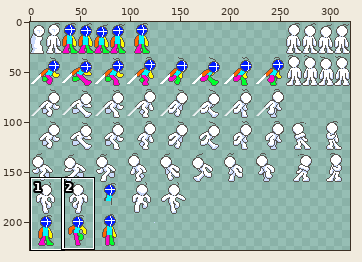
File history of a pixel-art file, assets/game/character/Player.aseprite. The first picture is a wide view before the edit; the outline marks the close-up.
Close-up. Old version:
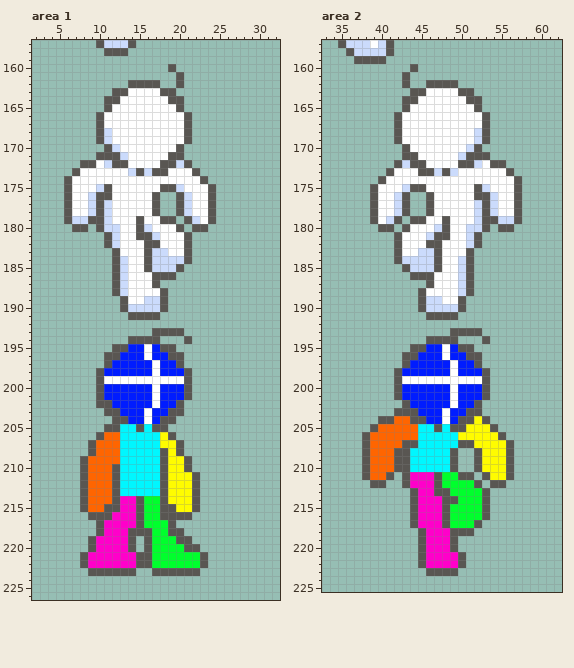
320x320 pixels, 1 frame. Shown: area 1: x 2..32, y 157..226; area 2: x 33..62, y 157..225. The wide view leaves out empty margins. The commit also changed other parts of the picture, which this record leaves out.
New version:
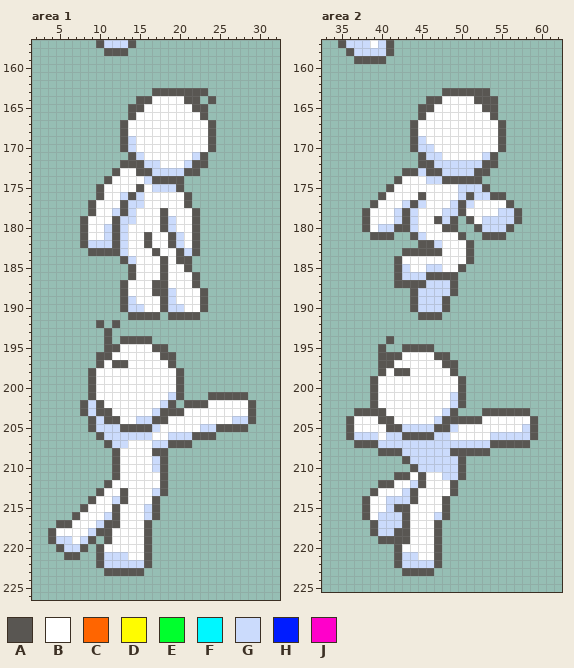
Palette (. is transparent): A #595652  B #ffffff  C #ff6500  D #fffc00  E #00ff2d  F #00f7ff  G #cbdbfc  H #001cff  J #ff00ca
Changes in this commit:
Area 1, layer "Flattened":
y 160: x 19 A -> .
y 161: x 20 A -> .
y 162: x 14..17 AAAA -> ....; x 20 A -> .
y 163: x 12..17 AABBBB -> .....A; x 20..23 .... -> AAAA
y 164: x 11..16 AABBBB -> ....AA; x 19..22 AA.. -> BBAA; x 24 . -> A
y 165: x 11..15 ABBBB -> ...AA; x 20..23 A... -> BBAA
y 166: x 10..14 ABBBB -> ....A; x 21..23 A.. -> BBA
y 167: x 10..13 ABBB -> ...A; x 21..24 A... -> BBBA
y 168: x 10..13 AGBB -> ...A; x 21..24 A... -> BBBA
y 169: x 10..14 AGBBB -> ...AG; x 21..24 A... -> BBBA
y 170: x 11..14 AGBB -> ..AG; x 20..24 A.... -> BBBBA
y 171: x 10..15 AAAGBB -> ....AG; x 19..23 AA... -> BBBGA
y 172: x 8..12 AABGA -> .....; x 14..23 BBBBAAGA.. -> AAGGBBBGAA
y 173: x 7..12 ABBBBB -> .....A; x 14 G -> B; x 16..21 GAABBB -> AGGGGA
y 174: x 6..11 ABBBBB -> .....A; x 16..23 BBBBBBBA -> GAAAA...
y 175: x 6..11 ABBBGA -> ....AB; x 15 B -> A; x 17..24 BAAGBBBA -> GGGA....
y 176: x 6..9 ABBG -> ....; x 11 A -> B; x 13..15 BBB -> GAG; x 17..24 A..AGBBA -> BBBBA...
y 177: x 6..11 ABBGAG -> ...ABB; x 13..15 BBB -> AGG; x 17..24 A..AGBBA -> BBBBA...
y 178: x 6..14 ABBGAGBBB -> ...ABBGAG; x 17..24 A..AGBBA -> BABBBA..
y 179: x 6..15 AGGAAGBBBA -> ..ABBBAGGB; x 19..24 A.AGBA -> GBBA..
y 180: x 7 A -> .; x 9..10 .A -> BB; x 12..13 GB -> AG; x 15..16 AG -> BB; x 18..21 BBA. -> AGBB; x 23 A -> .
y 181: x 8..13 ...AGB -> ABBGAG; x 15 A -> B; x 17 G -> B; x 19..22 BBA. -> AGBA
y 182: x 8..13 ...AGB -> AGGGAG; x 17 A -> B; x 19..22 BBA. -> AGBA
y 183: x 9..11 ... -> AAA; x 13 B -> G; x 16..18 AGG -> BAB; x 20..22 BA. -> AGA
y 184: x 12..14 AGB -> .AG; x 16..20 AGGGG -> BBABA
y 185: x 12..14 AGB -> ..A; x 16..21 AGGGA. -> BBABBA
y 186: x 12..14 AGB -> ..A; x 17 A -> B; x 19..22 A... -> BBBA
y 187: x 12..13 AG -> .A; x 18..22 ..... -> ABBBA
y 188: x 12..13 AG -> .A; x 17 B -> A; x 19..23 ..... -> GBBBA
y 189: x 14 B -> G; x 16..17 GG -> BB; x 19..23 ..... -> GBBBA
y 190: x 16..17 GG -> BB; x 19..23 ..... -> GGBBA
y 191: x 19..22 .... -> AAAA
y 192: x 10 . -> A; x 12 . -> A
y 193: x 11 . -> A; x 17..20 AAAA -> ....
y 194: x 11 . -> A; x 13 . -> A; x 17 A -> .; x 21 A -> .
y 195: x 11 . -> A; x 13..15 AHH -> BBB; x 17 H -> A; x 19 A -> .
y 196: x 10 . -> A; x 12..15 AHHH -> BBBB; x 17..18 HH -> BA; x 20 A -> .
y 197: x 10..16 .AHHHHH -> ABAABBB; x 18..20 HHA -> BA.
y 198: x 9..16 .AHHHHHH -> ABBBBBBB; x 18..21 HHHA -> BBA.
y 199: x 9..10 .A -> AB; x 20..21 BA -> A.
y 200: x 9..16 .AHHHHHH -> ABBBBBBB; x 18..21 HHHA -> BBA.
y 201: x 9..16 .AHHHHHH -> ABBBBBBB; x 18..21 HHHA -> BGA.; x 24..28 ..... -> AAAAA
y 202: x 8..9 .. -> AG; x 11..16 AHHHHH -> BBBBBB; x 18..29 HHA......... -> GA.AAABBBBBA
y 203: x 8..10 ... -> AGA; x 12..15 AHHH -> BBBB; x 17..18 HH -> GA; x 21..29 ......... -> BBBBBBBBA
y 204: x 9..11 ... -> AGA; x 13..17 AHHBH -> BBGGA; x 19..29 A.......... -> BBBBBBBBGGA
y 205: x 9..14 ..AAFF -> AGGGAA; x 16..28 FAA.......... -> AGBBBBBGGAAAA
y 206: x 11..24 CCFFFFFDA..... -> GGGGGGBBGGGAAA
y 207: x 9..19 ACCCFFFFFDD -> ..AGGBBBGGA; x 21 . -> A
y 208: x 9..17 ACCCFFFFF -> ...ABBBBA; x 19..20 DA -> ..
y 209: x 8..17 ACCCCFFFFF -> ....ABBBBG; x 19..21 DDA -> ...
y 210: x 8..11 ACCC -> ....; x 13..17 FFFFF -> BBBBG; x 19..21 DDA -> ...
y 211: x 8..11 ACCC -> ....; x 13..17 FFFFF -> BBBBB; x 19..22 DDDA -> ....
y 212: x 8..17 ACCCAFFFFF -> ...ABBBBBB; x 19..22 DDDA -> ....
y 213: x 8..17 ACCCAFFFFF -> ..ABBABBBG; x 19..22 DDDA -> ....
y 214: x 8..22 ACCCAJJAEEADDDA -> .ABBGABBBA.....
y 215: x 9..11 CCA -> BBB; x 13..22 JJAEEAADDA -> BBBGA.....
y 216: x 7..21 ..AAAJJJAEEAAAA -> ABBBGABBBGA....
y 217: x 5..19 .....AJJJJAEEEA -> AABBBGAABBBA...
y 218: x 4..9 ...... -> ABBBBG; x 11..15 JJJAA -> ABBBB; x 17..20 EEAA -> ....
y 219: x 4..8 ..... -> AGGBG; x 10..15 JJJJA. -> .ABBBB; x 17..21 EEEAA -> .....
y 220: x 5..15 ....AJJJJA. -> AGGA.ABBBBB; x 17..22 EEEEAA -> ......
y 221: x 6..15 ..AJJJJJJA -> AA..AGGGBB; x 17..23 EEEEEEA -> .......
y 222: x 8..15 AJJJJJJA -> ..AGGGGG; x 17..23 EEEEEEA -> .......
y 223: x 9..10 AA -> ..; x 15 . -> A; x 17..22 AAAAAA -> ......
Area 2, layer "Flattened":
y 160: x 44 A -> .
y 161: x 43 A -> .
y 162: x 43 A -> .; x 46..49 AAAA -> ....
y 163: x 44..49 AABBBB -> ....AA; x 52..53 .. -> AA
y 164: x 43..47 AABBB -> ...AA; x 51 A -> B; x 53..54 .. -> AA
y 165: x 43..46 ABBB -> ..AA; x 52..54 A.. -> BAA
y 166: x 42..45 ABBB -> ...A; x 53..54 A. -> BA
y 167: x 42..44 ABB -> ..A; x 53..55 A.. -> BBA
y 168: x 42..44 ABB -> ..A; x 52..55 GA.. -> BBBA
y 169: x 42..45 ABBB -> ..AG; x 52..55 GA.. -> BBBA
y 170: x 43..46 ABBB -> .AGG; x 51..55 GA... -> BBBBA
y 171: x 43..47 AABBB -> ..AGG; x 50..54 GAAA. -> BBBGA
y 172: x 42..44 AGA -> ...; x 46..51 BBBBAA -> AGGGGG; x 53 B -> A; x 55 A -> .
y 173: x 41..45 ABBBA -> ..AAG; x 47..48 GA -> AG; x 50..56 BBBBBBA -> GGAA...
y 174: x 40..42 ABB -> ..A; x 46..57 BBBBBBBBBBBA -> GGAAAAA.....
y 175: x 39..41 ABB -> ..A; x 43..45 GAA -> BBB; x 50..57 BBAGBBBA -> GGGA....
y 176: x 39..40 AB -> .A; x 42..46 GA..A -> BBBAB; x 50..57 BBAAGBBA -> GAGGAA..
y 177: x 42..46 GA..A -> BGAGB; x 49..54 BBBGAG -> GAGBBB; x 56..57 BA -> A.
y 178: x 38..39 .A -> AB; x 44..46 ..A -> GBB; x 48..50 BBB -> GGA; x 52..56 GAGBB -> BBBGG
y 179: x 38..39 .A -> AB; x 41..45 GA.AA -> BGAGB; x 47..54 BABBBGAA -> AGA.ABGG
y 180: x 38..42 ..AA. -> ABGGA; x 44 B -> G; x 47 G -> B; x 49..55 BBGGA.A -> A..AGGG
y 181: x 39..48 ...ABBBGAA -> AAA..AGBBB; x 50..55 BGA... -> A..AAA
y 182: x 42..45 ABBB -> ...A; x 47 A -> G; x 51..52 GA -> A.
y 183: x 42..46 ABBGG -> .AAAA
y 184: x 43..47 GGGGA -> BBBBB; x 50 G -> B
y 185: x 42..45 .AGG -> AGBB; x 47 A -> G; x 50..51 GA -> A.
y 186: x 42..45 ..AA -> AGGG; x 47..51 BBBGA -> AAA..
y 187: x 42..51 ....ABBBGA -> AAAAGGGA..
y 188: x 44..51 .ABBBBGA -> AGGGGA..
y 189: x 44..45 .A -> AG; x 48..50 BBA -> A..
y 190: x 44..45 .A -> AG; x 48..50 GGA -> A..
y 191: x 45 . -> A; x 48..49 AA -> ..
y 193: x 49..52 AAAA -> ....
y 194: x 41 . -> A; x 46..49 AAAA -> ....; x 53 A -> .
y 195: x 40 . -> A; x 43 . -> A; x 46..51 HHBHAA -> A.....
y 196: x 40..52 ...AAHHHBHHAA -> AAABBBBAA....
y 197: x 40..52 ...AHHHHHBHHA -> AABBBBBBAA...
y 198: x 40..41 .. -> AB; x 43..53 HHHHHHBHHHA -> ABBBBBA....
y 199: x 39..42 ...A -> ABBB; x 50..53 BBBA -> A...
y 200: x 39..48 ...AHHHHHH -> ABBBBBBBBB; x 50..53 HHHA -> A...
y 201: x 39..53 ...AHHHHHHBHHHA -> ABBBBBBBBBGA...
y 202: x 39..52 ....AHHHHHBHHA -> ABBBBBBBBBGA..
y 203: x 37..58 .....AAAHHHBHHAA...... -> AAAABBBBBBBGA...AAAAAA
y 204: x 36..39 .... -> ABBB; x 42..49 CCAAHHBH -> BBBBBGAA; x 52..59 DA...... -> ABBBBBBA
y 205: x 36..46 ...ACCCCCFF -> ABBBBAAGGGG; x 48..59 FAADDDA..... -> AGBBBBBBBBGA
y 206: x 36..59 ..ACCCCCCFFFFFDDDDDA.... -> AGGGBGGAAAAGGBBBBBGGGGGA
y 207: x 37 . -> A; x 39..55 CCCCAAFFFFFAADDDD -> AGGGGGGGGGGGGGGAA; x 57..58 .. -> AA
y 208: x 38..41 ACCC -> ..AA; x 43..48 AFFFFF -> GGGGGG; x 50..51 .. -> AA; x 53..56 DDDA -> A...
y 209: x 38..42 ACCCA -> .....; x 44..50 FFFFFA. -> GGGGGGA; x 52..56 ADDDA -> .....
y 210: x 38..50 ACCCAAFFFFFA. -> ......AGGGGGA; x 52..56 ADDDA -> .....
y 211: x 38..42 ACCA. -> ....A; x 44..49 JJJAEE -> BABBGG; x 51 A -> .; x 53..56 ADDA -> ....
y 212: x 39 A -> .; x 41..52 ..AJJJAEEEEA -> ABBGABBBA...; x 54..55 AA -> ..
y 213: x 39..43 ..... -> ABBBG; x 45..53 JJAAEEEEA -> BBBBA....
y 214: x 38..43 ...... -> ABBGGG; x 45..47 JJJ -> BBB; x 49..53 AEEEA -> .....
y 215: x 38..47 ......AJJJ -> ABBGAABBBB; x 49..53 EEEEA -> .....
y 216: x 38..47 ......AJJJ -> ABGGGABBBG; x 49..53 EEEEA -> .....
y 217: x 39..52 .....AJJJAEEEA -> AGGGABBBA.....
y 218: x 39..51 ......AJJJAAA -> AGGAABBBA....
y 219: x 40..49 .....AJJJA -> AAAABBBA..
y 220: x 42..49 ...AJJJA -> ABBBBA..
y 221: x 42..50 ...AJJJJA -> AGGBBA...
y 222: x 42..50 ...AJJJJA -> AGGGGA...
y 223: x 43..45 ... -> AAA; x 47..49 AAA -> ...
Changed places in both close-ups, as pixel boxes (x1, y1, x2, y2):
changed: (48, 64, 256, 576)
changed: (346, 64, 538, 576)
